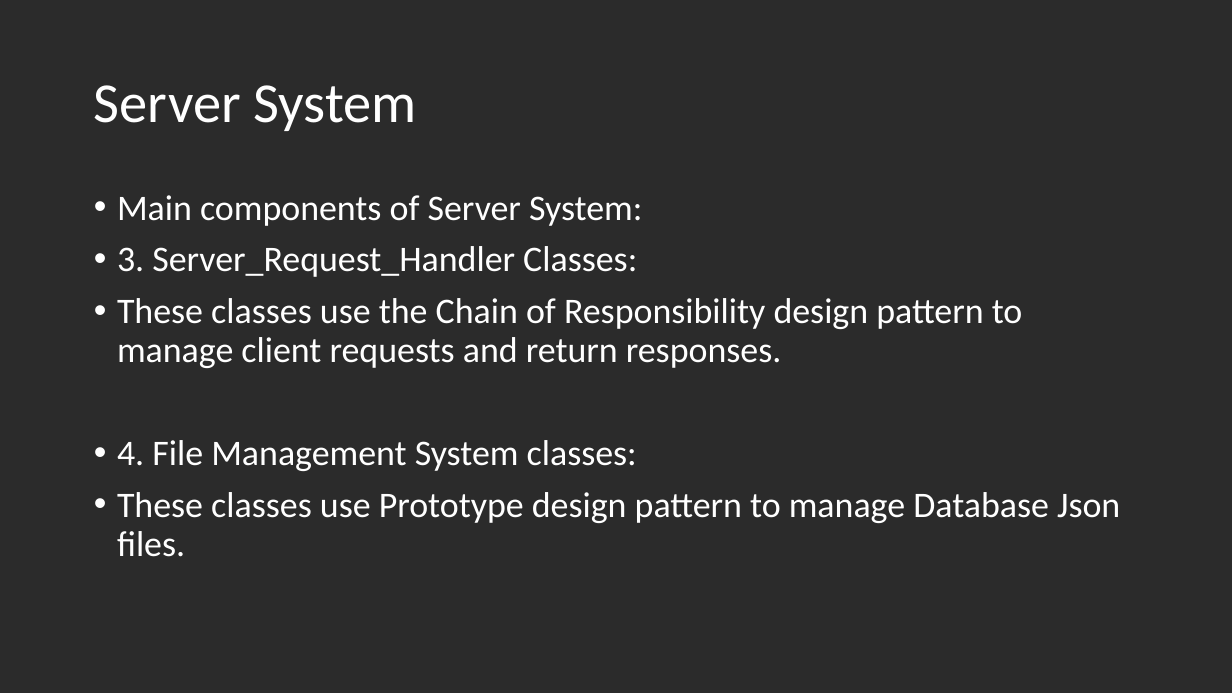
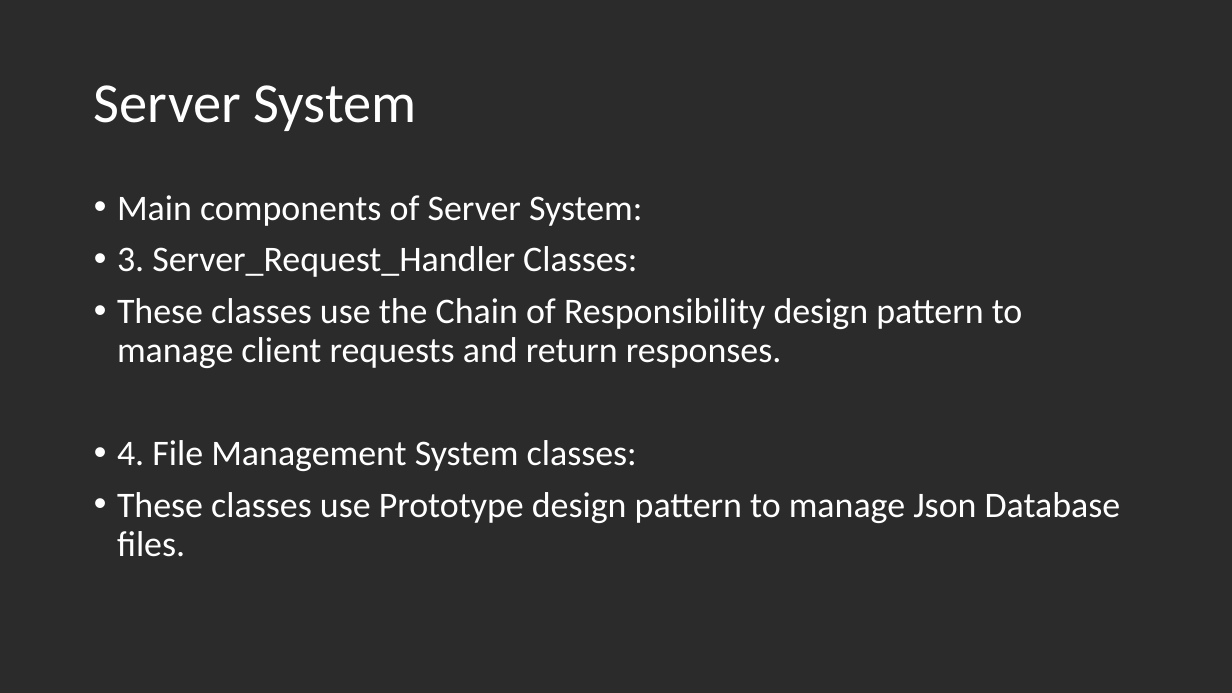
Before and after one commit to AhmedMohammed120/ITIDA_Batch_3_Final_Project, a slide deck: slide 10 of Project Presentation/Bank System Project.pptx. Drawn at 1232x693 pixels with LibreOffice and Linux fonts; fonts in the diff are those of the drawing; background and template pictures are left out; a plain dark background stands for a picture behind light text. Boxes give left, top, right and bottom in pixels: in the first picture for what was removed or moved away, otherwise in the second. Text is boxed around its words. In the diff, an @@ line names an element or a change of style, - is before the commit and + after.

```diff
--- a/Project Presentation/Bank System Project.pptx
+++ b/Project Presentation/Bank System Project.pptx
@@ text at bbox=[117, 492, 1121, 557]: text changed @@
-• These classes use Prototype design pattern to manage Database Json files.
+• These classes use Prototype design pattern to manage Json Database files.
```
Also in this commit, not shown: 4 other slides changed.
